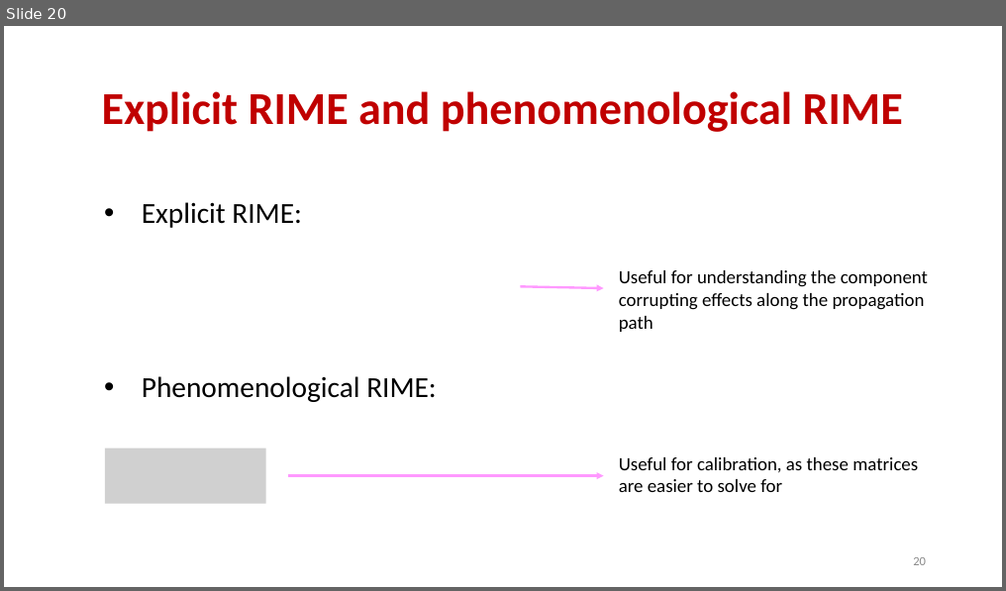
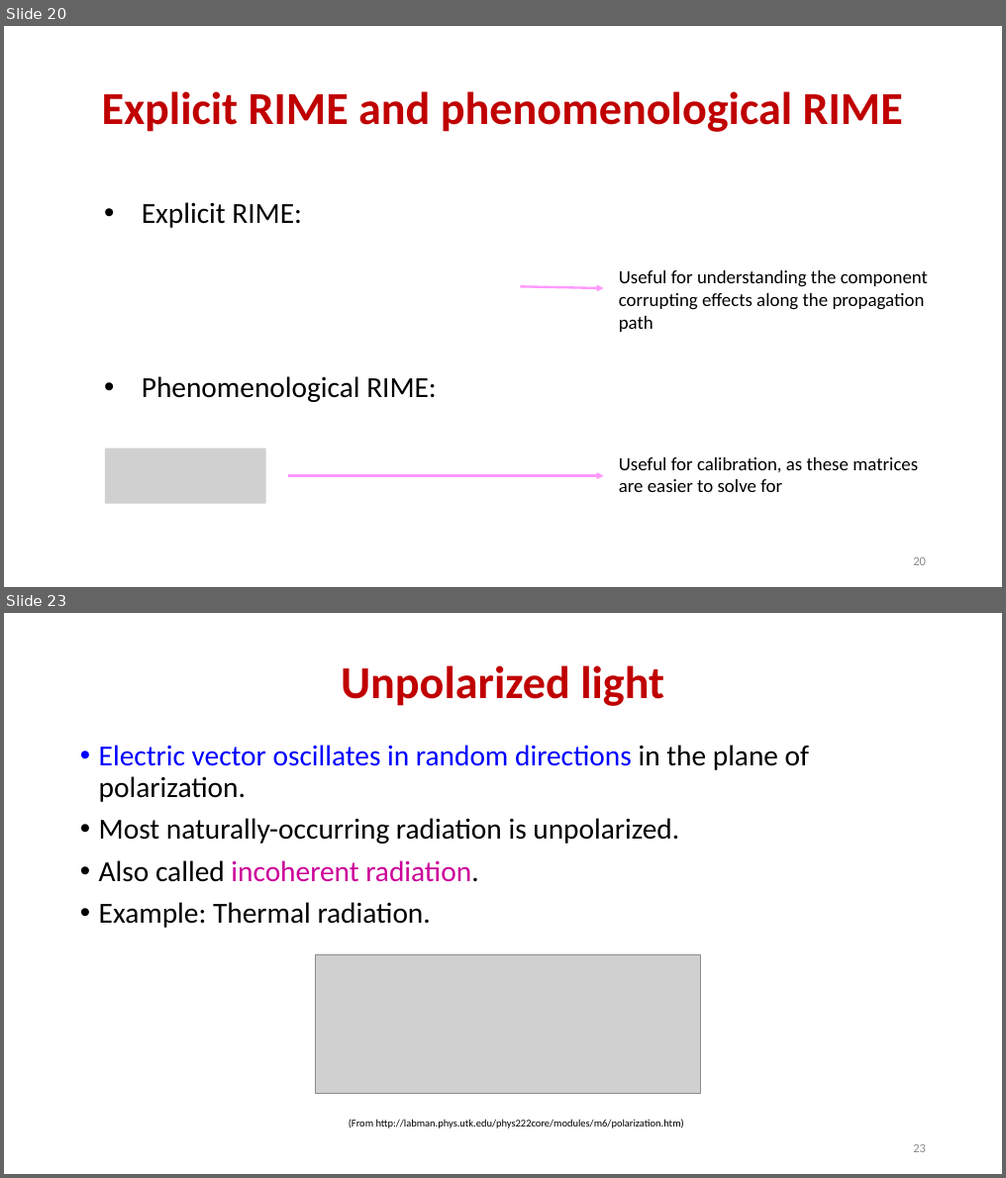
Before and after one commit to ratt-ru/ratt-interferometry-course, a slide deck: lectures/calibration/RIME.pptx. Shown one above the other, each under a label of ours: slide 20 before the commit, slides 20 and 23 after it; the slides between them are not shown. The pictures are 1006x591 and 1006x1178 pixels, drawn with LibreOffice and Linux fonts; fonts in the diff are those of the drawing; grey boxes stand for pictures. Boxes give left, top, right and bottom in pixels: in the first picture for what was removed or moved away, otherwise in the second. Text is boxed around its words. In the diff, an @@ line names an element or a change of style, - is before the commit and + after.

Commit message:
Add slides on polarized/unpolarized/partially polarized light

```diff
--- a/lectures/calibration/RIME.pptx
+++ b/lectures/calibration/RIME.pptx
@@ slide 23 added at [4, 613, 1002, 1174], background #FFFFFF @@
@@ title added at [341, 665, 664, 706], 44 pt, text #C00000, bold @@
+Unpolarized light
@@ text added at [99, 745, 809, 928], 28 pt, text #000000 @@
+• Electric vector oscillates in random directions in the plane of polarization.
+• Most naturally-occurring radiation is unpolarized.
+• Also called incoherent radiation.
+• Example: Thermal radiation.
@@ picture added at [316, 956, 700, 1093] @@
@@ text added at [349, 1119, 684, 1129], 10 pt, text #000000 @@
+(From http://labman.phys.utk.edu/phys222core/modules/m6/polarization.htm)
@@ page number added at [913, 1145, 926, 1153], 12 pt, text #8C8C8C @@
+23
```
Also in this commit, not shown: 3 slides changed, 3 other slides added, 1 other file.
